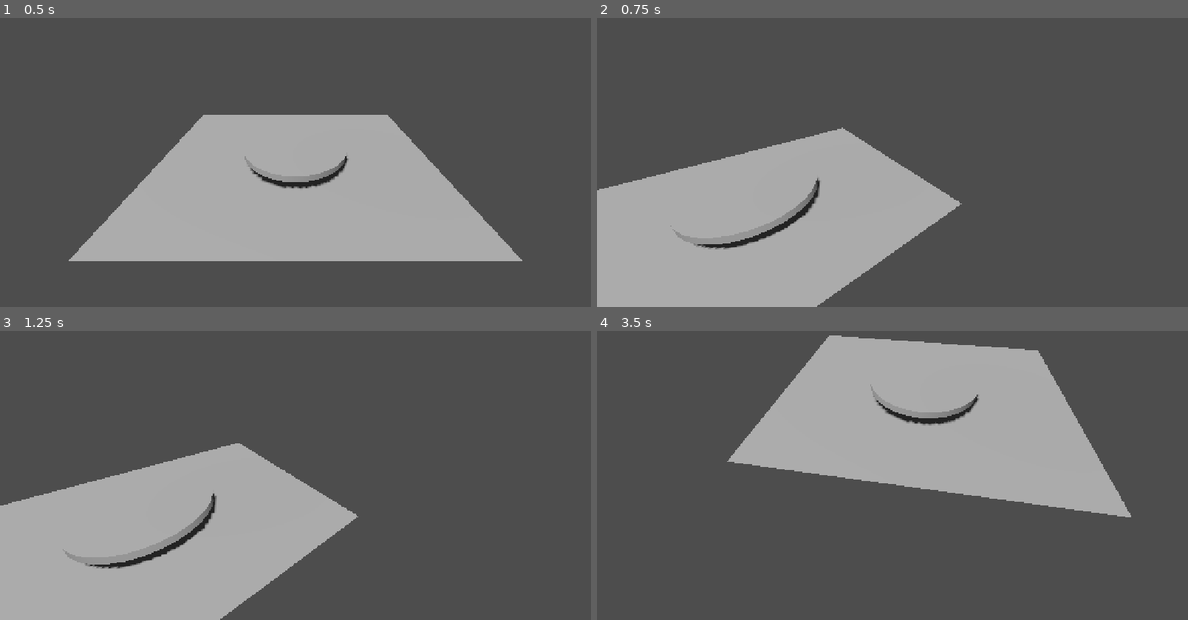
Above: before the commit, frames 1-4 (two rows, left to right).
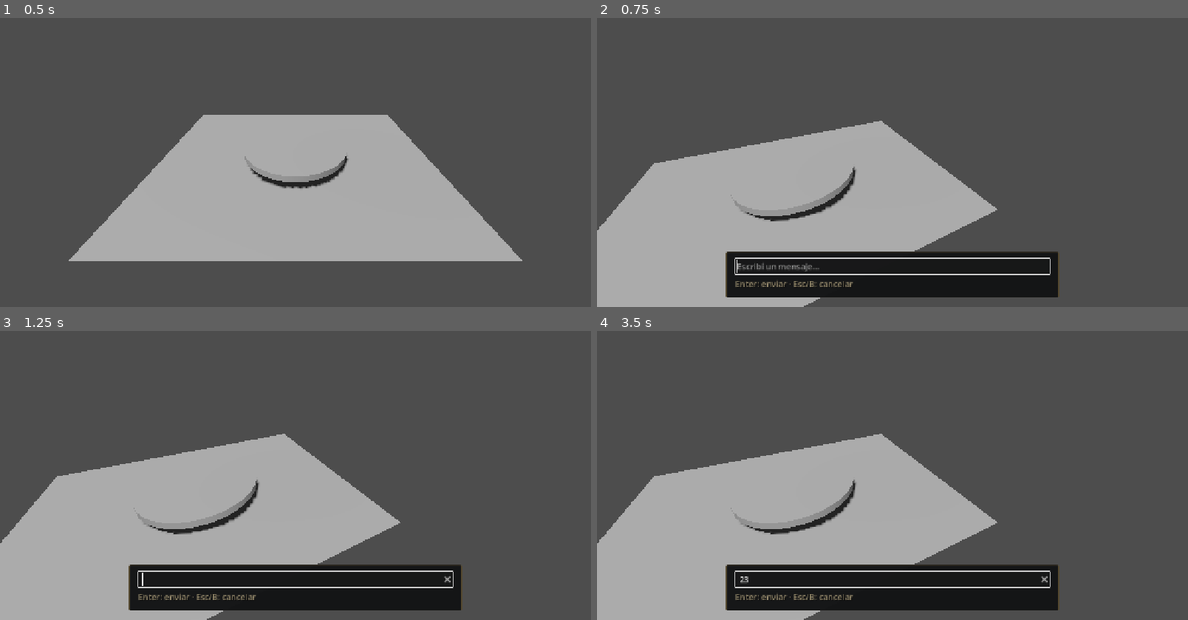
Above: after the commit, the same moments.

Repository: morfranja-coder/Gods-And-Liars
Game: Godot game, scene res://scenes/table/table.tscn
Two runs of this game, one before a commit and one after it. Both use one fixed random seed, a clock stepped at 60 frames per second and the inputs below. This scene is started directly instead of the project's main scene.
Inputs (mouse positions are in pixels of both pictures, inside the frame that each line leads up to):
- Up to frame 1 (0.5 s): no input
- Up to frame 2 (0.75 s): tap Enter (menu_confirm) at 0.5 s; move the mouse to (1022, 124) at 0.52 s; tap T (chat_open) at 0.6 s; click (1022, 124) at 0.67 s
- Up to frame 3 (1.25 s): tap Space at 0.77 s
- Up to frame 4 (3.5 s): move the mouse to (774, 469) at 1.27 s; hold Escape (menu_back) 1.28-2.03 s; tap 1 (emote_1) at 1.35 s; tap Space at 1.52, 3.02 s; tap Enter (menu_confirm) at 2 s; move the mouse to (951, 380) at 2.02 s; tap 2 (emote_2) at 2.1 s; move the mouse to (862, 518) at 2.77 s; tap 3 (emote_3) at 2.85 s; click (862, 518) at 2.92 s

Frame 1 is identical in both runs. In frame 2, 14% of the frame differs, in the area x 0-79%, y 35-100%; in frame 3, 15%; in frame 4, 55%, in the area x 0-91%, y 1-100%.
Error before the commit: Invalid access to property or key 'open_state_changed' on a base object of type 'null instance'. (res://scenes/table/table.gd:40)

Commit message:
Mount chat overlay in table scene

Diff:
--- a/scenes/table/table.tscn
+++ b/scenes/table/table.tscn
@@ -9,6 +9,7 @@
 [ext_resource type="Script" path="res://scenes/table/table_camera_look.gd" id="7"]
 [ext_resource type="PackedScene" path="res://scenes/table/player_list_ui.tscn" id="8"]
 [ext_resource type="PackedScene" path="res://scenes/table/emote_wheel_ui.tscn" id="9"]
+[ext_resource type="PackedScene" path="res://scenes/table/chat_ui.tscn" id="10"]
 
 [node name="Table" type="Node3D"]
 script = ExtResource("1")
@@ -32,6 +33,8 @@
 
 [node name="EmoteWheelUI" parent="." instance=ExtResource("9")]
 
+[node name="ChatUI" parent="." instance=ExtResource("10")]
+
 [node name="PauseUI" parent="." instance=ExtResource("6")]
 
 [node name="DialogUI" type="CanvasLayer" parent="."]
Not shown: 1 places in scenes/table/table.tscn that only renumber resources
